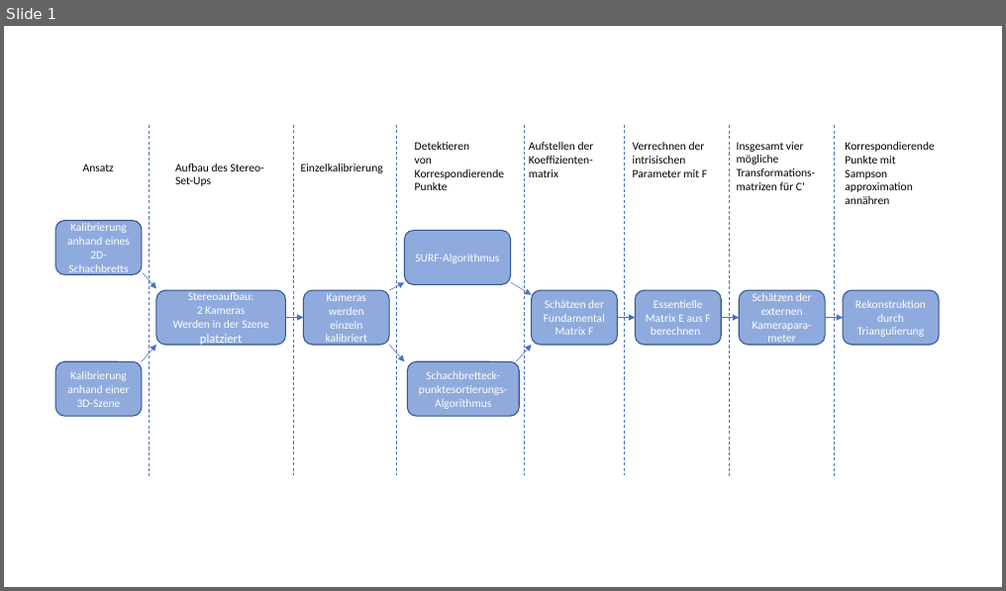
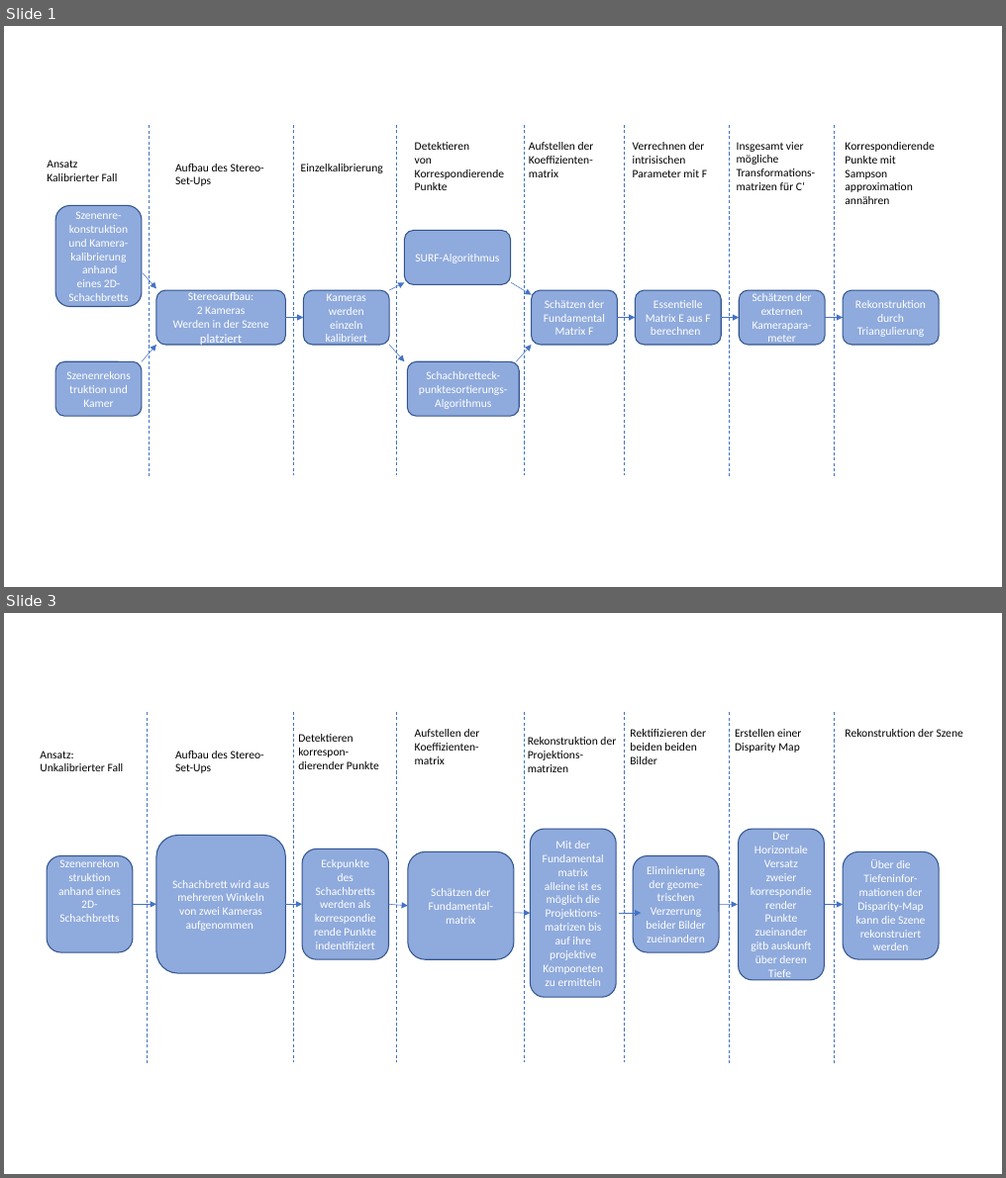
Before and after one commit to anjak610/MasterDuCC, a slide deck: Thesis/ThesisArbeit_V3/images/ArbeitsProzessReal.pptx. Shown one above the other, each under a label of ours: slide 1 before the commit, slides 1 and 3 after it; the slides between them are not shown. The pictures are 1006x591 and 1006x1178 pixels, drawn with LibreOffice and Linux fonts; fonts in the diff are those of the drawing. Boxes give left, top, right and bottom in pixels: in the first picture for what was removed or moved away, otherwise in the second. Text is boxed around its words. In the diff, an @@ line names an element or a change of style, - is before the commit and + after.

```diff
--- a/Thesis/ThesisArbeit_V3/images/ArbeitsProzessReal.pptx
+++ b/Thesis/ThesisArbeit_V3/images/ArbeitsProzessReal.pptx
@@ slide 3 added at [4,613,1002,1174], background #FFFFFF @@
@@ line added from (147, 713) to (147, 1063), #4472C4 0.75 pt dashed @@
@@ line added from (294, 712) to (294, 1062), #4472C4 0.75 pt dashed @@
@@ line added from (397, 712) to (397, 1062), #4472C4 0.75 pt dashed @@
@@ text added at [415,729,480,764], 11 pt, text #000000 @@
+Aufstellen der Koeffizienten-matrix
@@ line added from (524, 712) to (524, 1062), #4472C4 0.75 pt dashed @@
@@ line added from (625, 712) to (625, 1062), #4472C4 0.75 pt dashed @@
@@ text added at [630,729,706,764], 11 pt, text #000000 @@
+Rektifizieren der beiden beiden Bilder
@@ line added from (730, 713) to (730, 1063), #4472C4 0.75 pt dashed @@
@@ text added at [735,729,801,753], 11 pt, text #000000 @@
+Erstellen einer Disparity Map
@@ line added from (835, 713) to (835, 1063), #4472C4 0.75 pt dashed @@
@@ text added at [845,729,963,737], 11 pt, text #000000 @@
+Rekonstruktion der Szene
@@ text added at [40,751,124,771], 11 pt, text #000000 @@
+Ansatz:
+Unkalibrierter Fall
@@ text added at [175,751,264,773], 11 pt, text #000000 @@
+Aufbau des Stereo-Set-Ups
@@ text added at [298,734,379,769], 11 pt, text #000000 @@
+Detektieren korrespon-dierender Punkte
@@ text added at [528,737,616,772], 11 pt, text #000000 @@
+Rekonstruktion der Projektions-matrizen
@@ rounded rectangle added at [156,836,285,973], fill #8FAADC, outline #325491 1 pt, 11 pt, text #FFFFFF @@
+Schachbrett wird aus mehreren Winkeln von zwei Kameras aufgenommen
@@ rounded rectangle added at [302,849,389,959], fill #8FAADC, outline #325491 1 pt, 11 pt, text #FFFFFF @@
+Eckpunkte des Schachbretts werden als korrespondierende Punkte indentifiziert
@@ rounded rectangle added at [531,829,617,997], fill #8FAADC, outline #325491 1 pt, 11 pt, text #FFFFFF @@
+Mit der Fundamentalmatrix alleine ist es möglich die Projektions-matrizen bis auf ihre projektive Komponeten zu ermitteln
@@ rounded rectangle added at [739,829,825,980], fill #8FAADC, outline #325491 1 pt, 11 pt, text #FFFFFF @@
+Der Horizontale Versatz zweier korrespondierender Punkte zueinander gitb auskunft über deren Tiefe
@@ rounded rectangle added at [47,857,133,953], fill #8FAADC, outline #325491 1 pt, 11 pt, text #FFFFFF @@
+Szenenrekonstruktion anhand eines 2D-Schachbretts
@@ rounded rectangle added at [408,852,514,959], fill #8FAADC, outline #325491 1 pt, 11 pt, text #FFFFFF @@
+Schätzen der Fundamental-matrix
@@ rounded rectangle added at [633,857,719,953], fill #8FAADC, outline #325491 1 pt, 11 pt, text #FFFFFF @@
+Eliminierung der geome-trischen Verzerrung beider Bilder zueinandern
@@ rounded rectangle added at [844,852,939,959], fill #8FAADC, outline #325491 1 pt, 11 pt, text #FFFFFF @@
+Über die Tiefeninfor-mationen der Disparity-Map kann die Szene rekonstruiert werden
@@ arrow added from (133, 904) to (156, 904), #4472C4 0.5 pt @@
@@ arrow added from (285, 904) to (302, 904), #4472C4 0.5 pt @@
@@ arrow added from (389, 904) to (408, 906), #4472C4 0.5 pt @@
@@ arrow added from (719, 904) to (738, 905), #4472C4 0.5 pt @@
@@ arrow added from (826, 905) to (844, 905), #4472C4 0.5 pt @@
@@ arrow added from (513, 913) to (531, 913), #4472C4 0.5 pt @@
@@ arrow added from (619, 913) to (642, 913), #4472C4 0.5 pt @@
@@ slide 1 changed as well @@
@@ text "Ansatz": place and size @@
-text "Ansatz" at [83,164,114,172]
+text "Ansatz" at [47,160,118,181]
@@ text at [47,174,118,181]: paragraph added @@
+Kalibrierter Fall
@@ rounded rectangle "Szenenre-konstruktion und Kamera-kalibrierung": place and size @@
-rounded rectangle "Szenenre-konstruktion und Kamera-kalibrierung" at [55,221,142,275]
+rounded rectangle "Szenenre-konstruktion und Kamera-kalibrierung" at [55,205,142,307]
@@ text in rounded rectangle at [68,211,128,301]: text changed @@
-Kalibrierung anhand eines 2D-Schachbretts
+Szenenre-konstruktion und Kamera-kalibrierung
+anhand eines 2D-Schachbretts
@@ text in rounded rectangle at [83,385,128,407]: text changed @@
-Kalibrierung anhand einer 3D-Szene
+Szenenrekonstruktion und Kamer
```
Also in this commit, not shown: 1 other slide changed, 26 other files.
